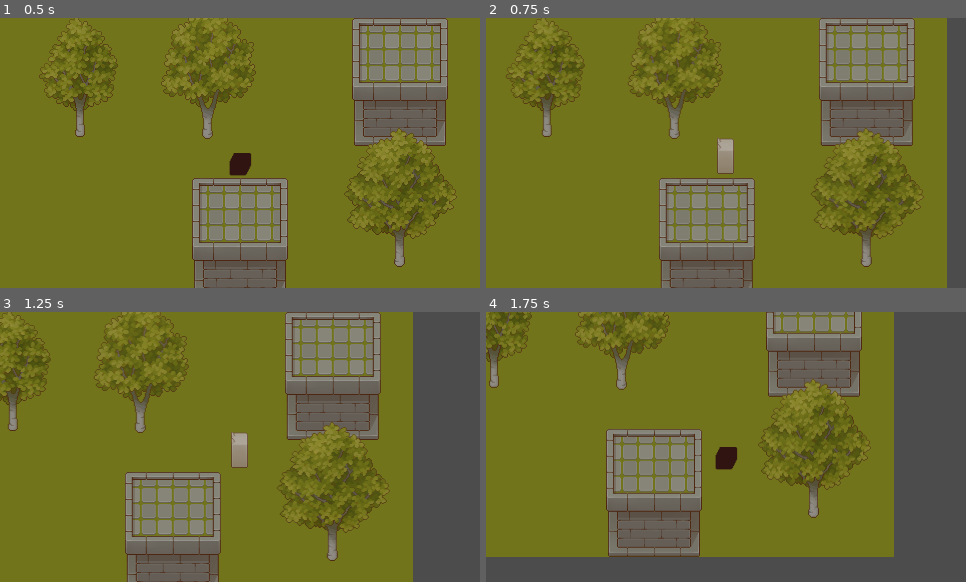
Above: before the commit, frames 1-4 (two rows, left to right).
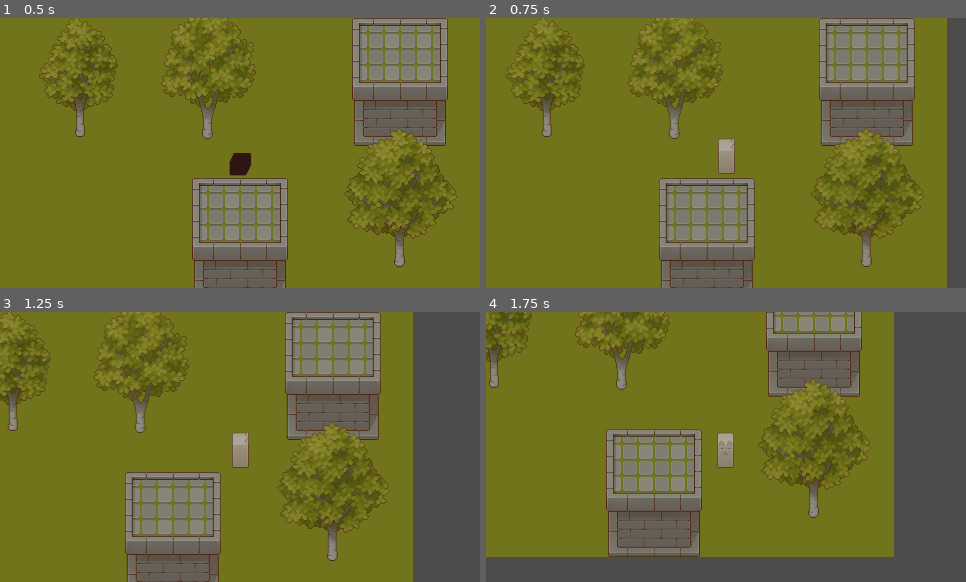
Above: after the commit, the same moments.

Repository: Sessostrife/Team-Cthulu-Pirate-Jam
Game: Godot game, scene res://Scenes/Main.tscn
Same seed, same stepped clock (60 frames per second), same inputs: the game is played once before the commit and once after it.
Inputs:
- Up to frame 1 (0.5 s): no input
- Up to frame 2 (0.75 s): tap Enter at 0.5 s; hold D (right) from 0.53 s (still down)
- Up to frame 3 (1.25 s): keep holding D (right)
- Up to frame 4 (1.75 s): release D (right) at 1.28 s; hold S (down) from 1.28 s (still down)

Frame 1 is identical in both runs. In frame 2, 0.1% of the frame differs, in the area x 48-52%, y 44-58%; in frame 3, 0.1%; in frame 4, 0.5%, in the area x 47-53%, y 44-59%.

Commit message:
Fixed player movement and added idle state

Diff:
--- a/Overworld/Scripts/AnimatedSprite.gd
+++ b/Overworld/Scripts/AnimatedSprite.gd
@@ -24,12 +24,12 @@
 		if current_animation != "Left":
 			current_animation = "Left"
 			play("Left")
+			scale.x = 1
 	if Input.is_action_pressed("right"):
 		if current_animation != "Right":
 			current_animation = "Right"
 			play("Right")
-	else:
-		if current_animation != "Idle":
-			current_animation = "Idle"
-			play("Idle")
+			scale.x = -1
+	#else:
+	#		play("Idle")
 #	pass
--- a/Overworld/Scripts/Player.gd
+++ b/Overworld/Scripts/Player.gd
@@ -1,6 +1,6 @@
 extends KinematicBody2D
 
-
+var idle_timer = 0
 var velocity : Vector2 = Vector2()
 var direction : Vector2 = Vector2()
 export var speed = 0
@@ -29,6 +29,13 @@
 	pass
 
 func _process(delta):
+
+	if velocity != Vector2(0,0):
+		idle_timer = 5
+	if velocity == Vector2(0,0):
+		idle_timer -= delta
+		if idle_timer <= 0:
+			$AnimatedSprite.play("Idle")
 	key_input()
 # Called every frame. 'delta' is the elapsed time since the previous frame.
 #func _process(delta):
